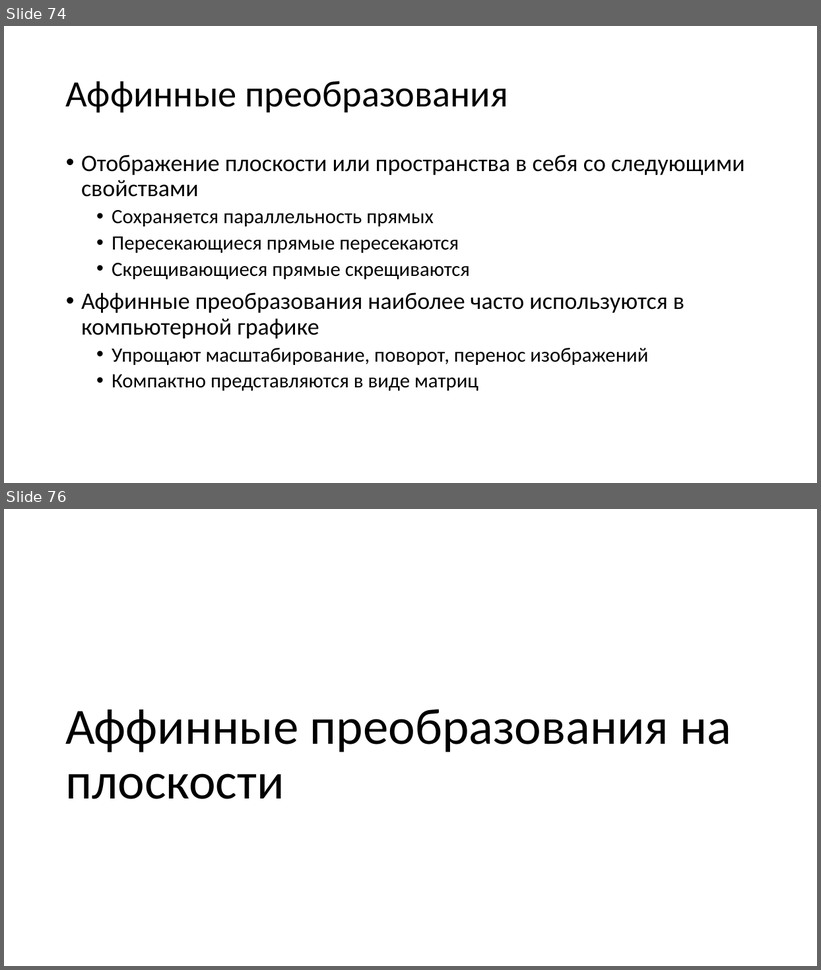
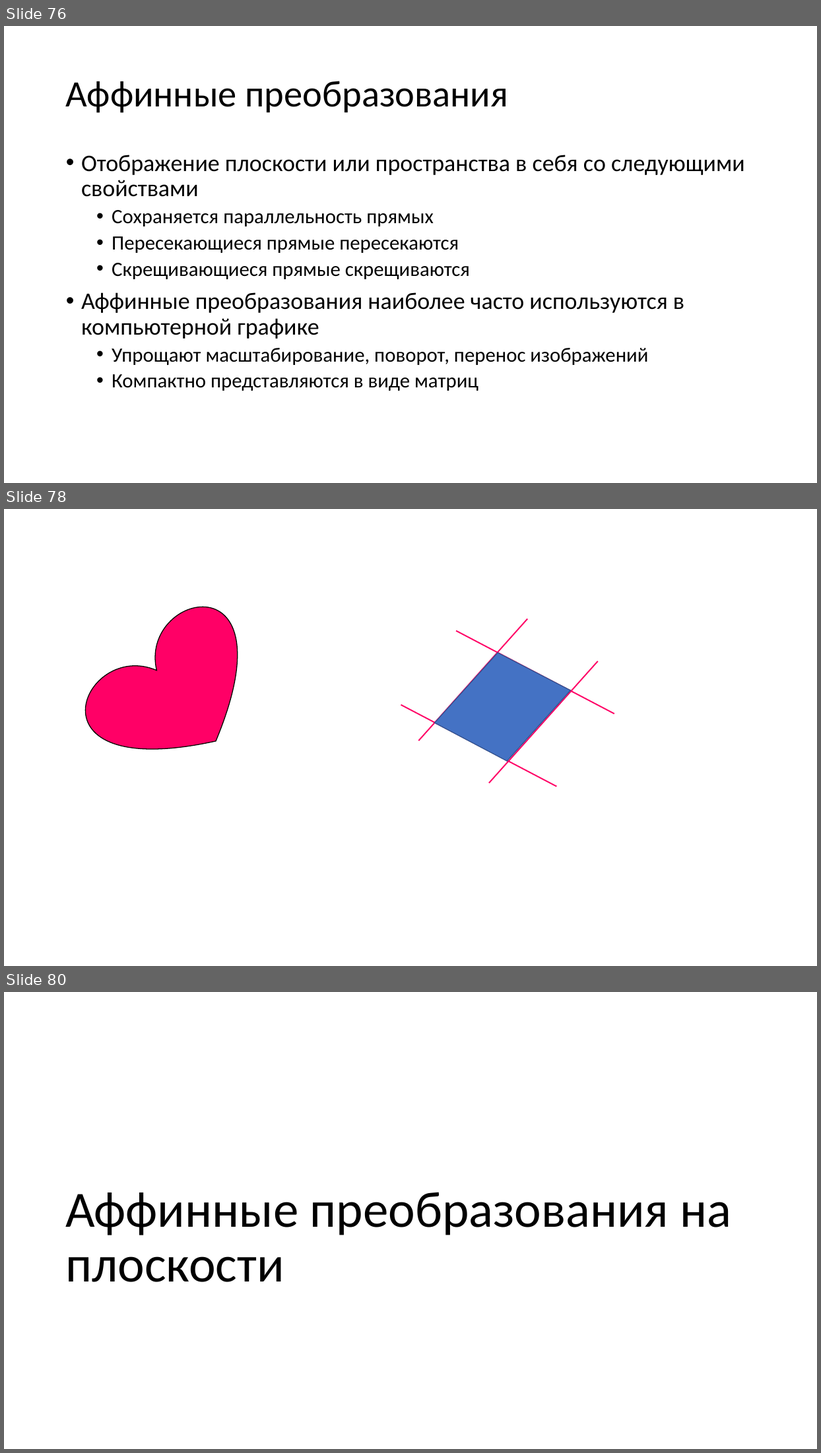
Before and after one commit to alexey-malov/cg-course, a slide deck: lectures/03 - Векторный анализ, трансформации и матрицы.pptx. Shown one above the other, each under a label of ours: slides 74 and 76 before the commit, slides 76, 78 and 80 after it; the slides between them are not shown. The pictures are 821x970 and 821x1453 pixels, drawn with LibreOffice and Linux fonts; fonts in the diff are those of the drawing. Boxes give left, top, right and bottom in pixels: in the first picture for what was removed or moved away, otherwise in the second. Text is boxed around its words. In the diff, an @@ line names an element or a change of style, - is before the commit and + after.

```diff
--- a/lectures/03 - Векторный анализ, трансформации и матрицы.pptx
+++ b/lectures/03 - Векторный анализ, трансформации и матрицы.pptx
@@ slide 78 added at (4,509,817,966), background #FFFFFF @@
@@ heart added at (70,591,283,797), fill #FF0066, outline #000000 1 pt @@
@@ line added from (527, 619) to (418, 741), #FF0066 1.5 pt @@
@@ freeform shape added at (434,642,570,772), fill #4472C4, outline #325491 1 pt @@
@@ line added from (456, 631) to (614, 714), #FF0066 1.5 pt @@
@@ line added from (598, 661) to (489, 784), #FF0066 1.5 pt @@
@@ line added from (401, 705) to (556, 787), #FF0066 1.5 pt @@
@@ what was slide 74 is now slide 76 @@
@@ what was slide 76 is now slide 80 @@
```
Also in this commit, not shown: 6 slides changed, 3 other slides added.
